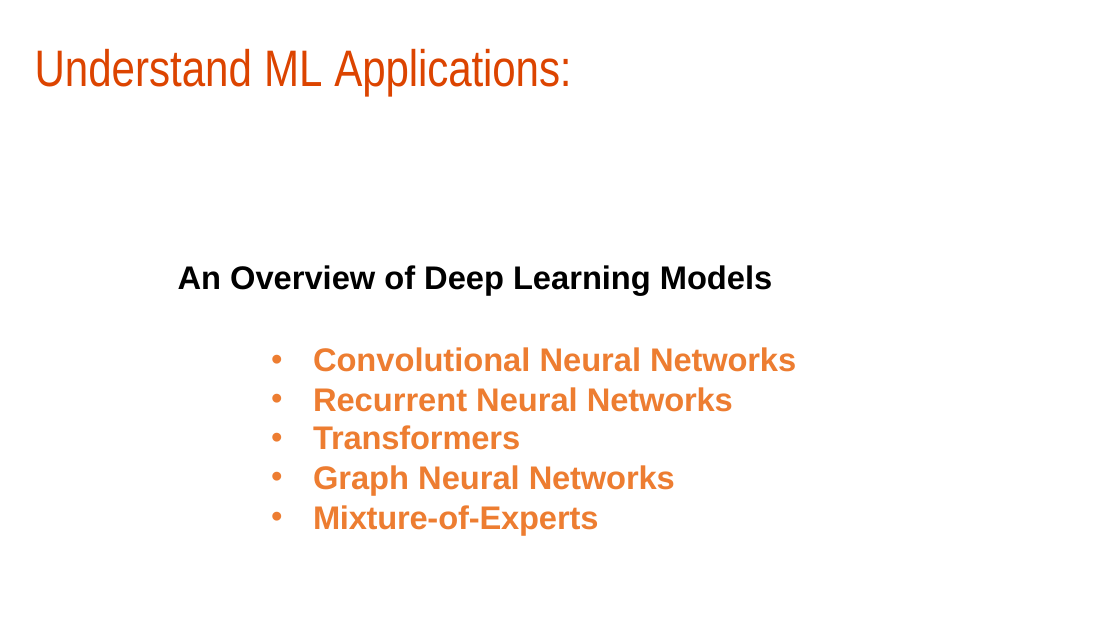
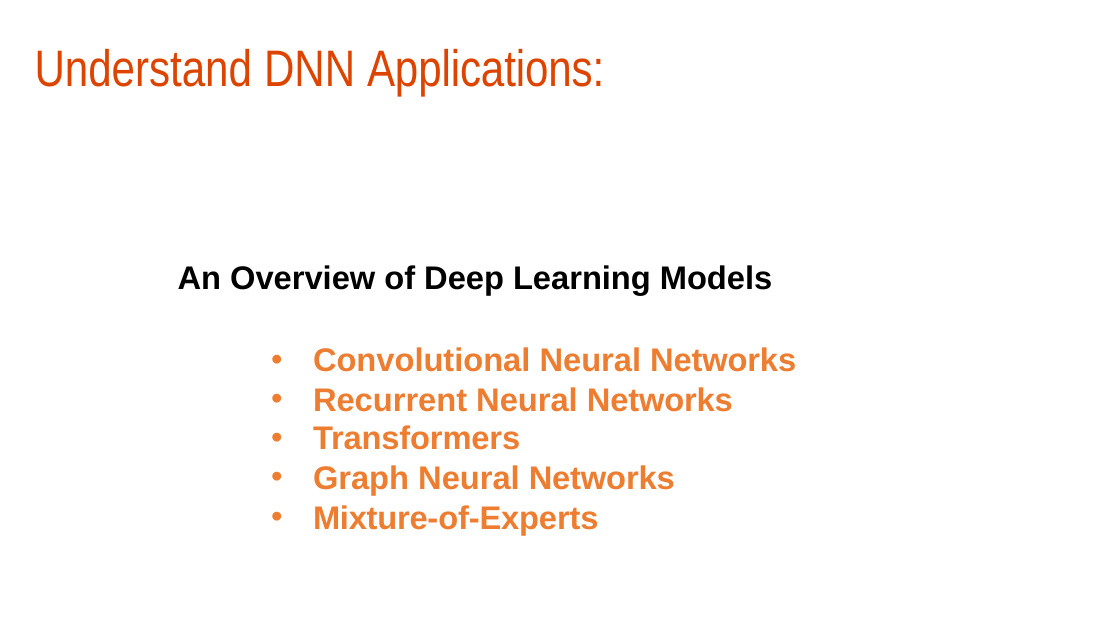
Before and after one commit to hrmauny/ewri-2026-workshop-resources, a slide deck: slide 10 of EWRI26 - Lecture - Wenqian - Introduction to Machine Learning.pptx (slide 40 before the commit). Drawn at 1120x630 pixels with LibreOffice and Linux fonts; fonts in the diff are those of the drawing; background and template pictures are left out. Boxes give left, top, right and bottom in pixels: in the first picture for what was removed or moved away, otherwise in the second. Text is boxed around its words. In the diff, an @@ line names an element or a change of style, - is before the commit and + after.

```diff
--- a/EWRI26 - Lecture - Wenqian - Introduction to Machine Learning.pptx
+++ b/EWRI26 - Lecture - Wenqian - Introduction to Machine Learning.pptx
@@ title at (x1=35, y1=48, x2=604, y2=96): text changed @@
-Understand ML Applications:
+Understand DNN Applications:
```
Also in this commit, not shown: 6 other slides changed, 1 slide added, 32 slides removed.
